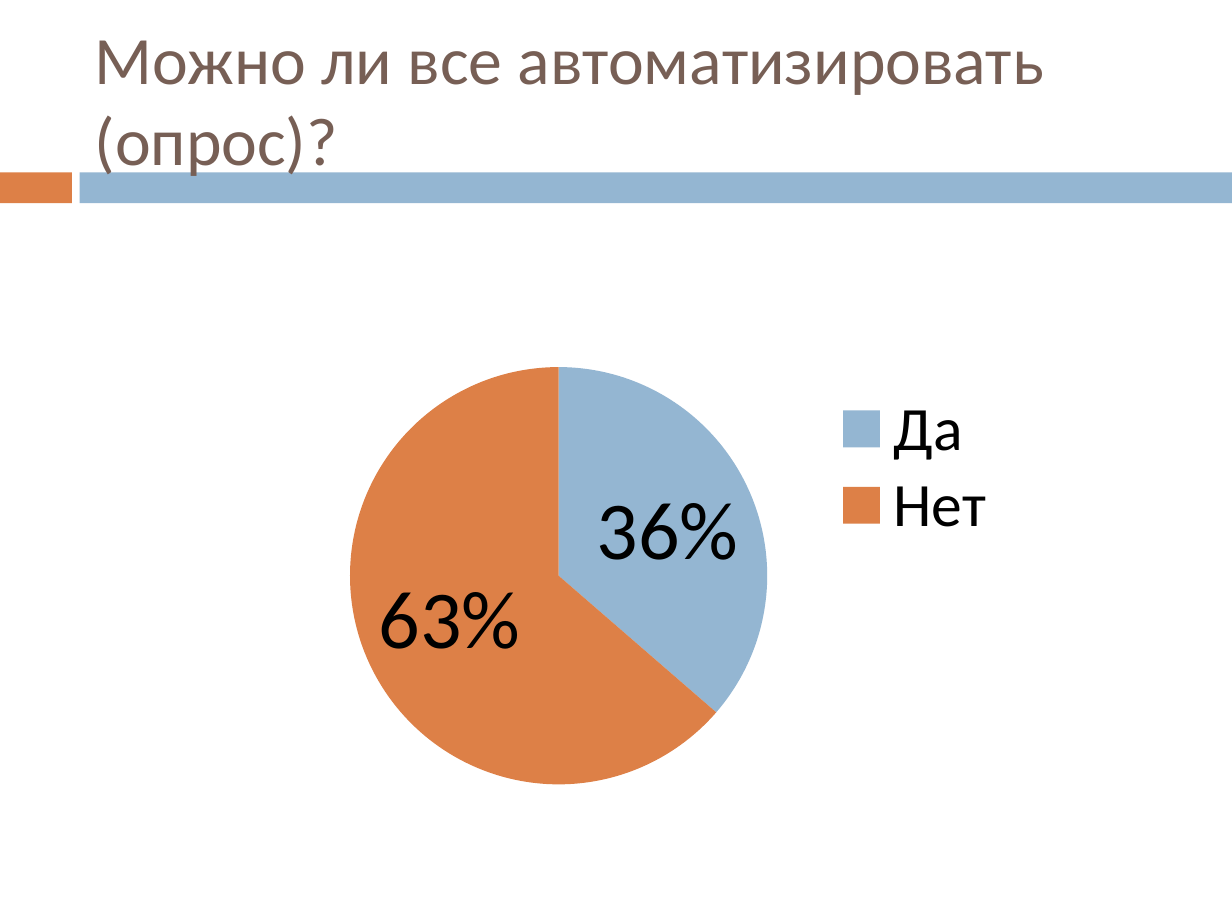
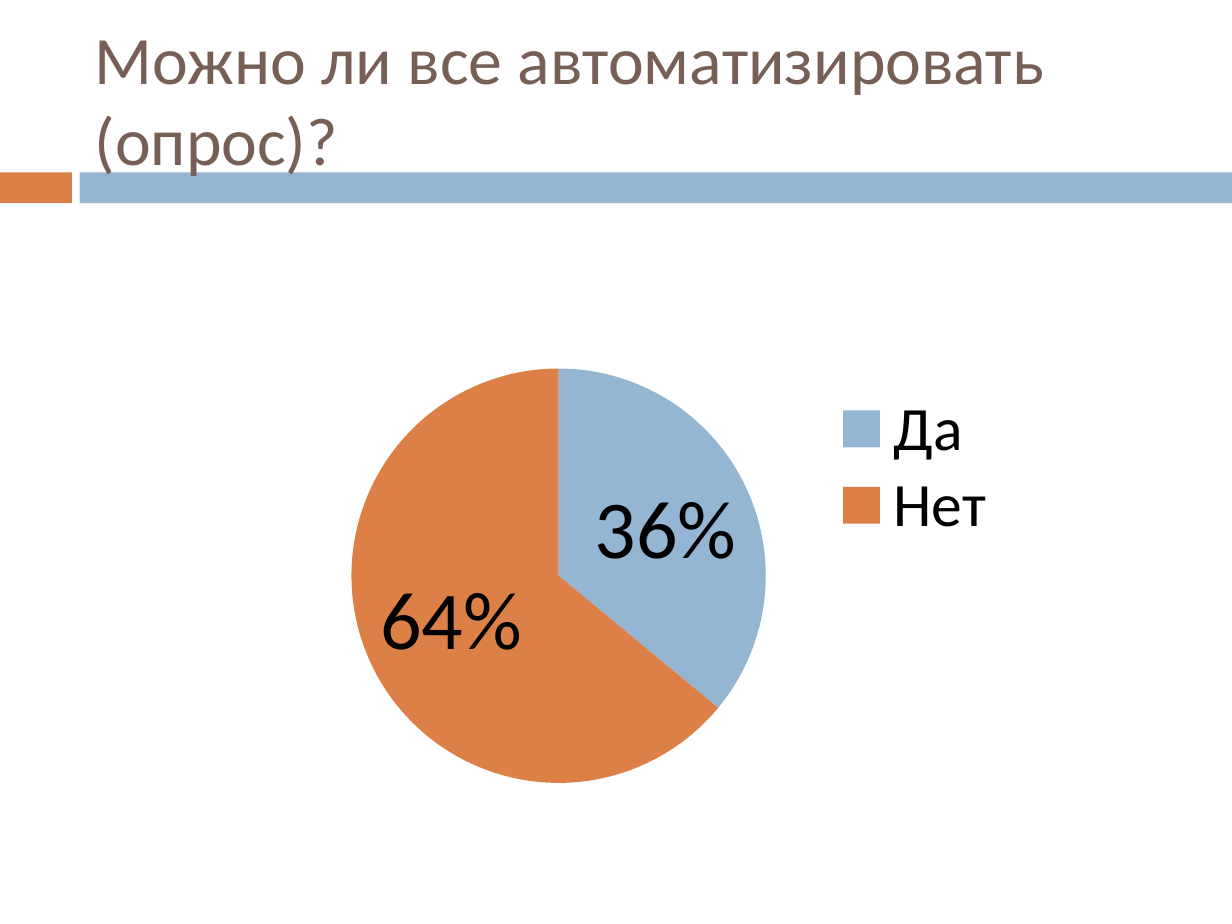
Before and after one commit to vitali-kviatkouski/personal, a slide deck: slide 12 of MiniQ/Testing/Testing.pptx. Drawn at 1232x924 pixels with LibreOffice and Linux fonts; fonts in the diff are those of the drawing. Boxes give left, top, right and bottom in pixels: in the first picture for what was removed or moved away, otherwise in the second. Text is boxed around its words. In the diff, an @@ line names an element or a change of style, - is before the commit and + after.

Commit message:
Fixing number

```diff
--- a/MiniQ/Testing/Testing.pptx
+++ b/MiniQ/Testing/Testing.pptx
@@ pie chart at (78, 223, 1177, 829) @@
@@ Series 1, Нет: 0.63 to 0.64 @@
```
